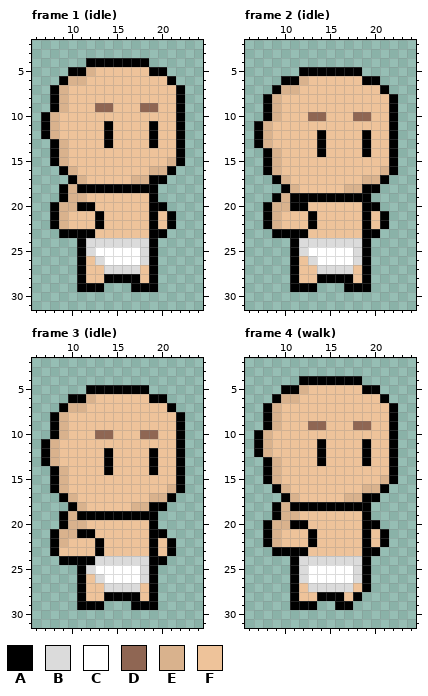
One commit to this pixel-art file: WoW.Client/Content/Data/Characters/human_spritesheet.ase. The picture above is the old version.
32x32 pixels, 7 frames. Shown: frame 1 (idle): x 6..24, y 2..31; frame 2 (idle): x 6..24, y 2..31; frame 3 (idle): x 6..24, y 2..31; frame 4 (walk): x 6..24, y 2..31. The commit also changed other frames, which this record leaves out.
Palette (. is transparent): A #000000  B #dbdbdb  C #ffffff  D #8f6653  E #d9b28d  F #eec39a
Pixels before, frame 1 (idle), first column x 7:
 4 .....AAAAAAA....
 5 ...AAEFFFFFFAA..
 6 ..AEEFFFFFFFFFA.
 7 .AEFFFFFFFFFFFFA
 8 .AEFFFFFFFFFFFFA
 9 .AEFFFDDFFFDDFFA
10 AEFFFFFFFFFFFFFA
11 AEFFFFFAFFFFAFFA
12 AEFFFFFAFFFFAFFA
13 .AEFFFFAFFFFAFFA
14 .AEFFFFFFFFFFFFA
15 .AEFFFFFFFFFFFEA
16 ..AEFFFFFFFFEEA.
17 ...AEFFFFFEEAA..
18 ..AEAAAAAAAAA...
19 ..AEEFFFFFFFA...
20 .AEEAAFFFFFFAA..
21 .AEFFFAFFFFFAFA.
22 .AEFFFAFFFFFAFA.
23 ..AAAAFFFFFFAA..
24 ....ABBBBBBBA...
25 ....ABCCCCCBA...
26 ....AFBCCCCBA...
27 ....AFFBBBBFA...
28 ....AFFAAAAFA...
29 ....AAA...AAA...
Pixels before, frame 2 (idle), first column x 7:
 5 .....AAAAAAA....
 6 ...AAEFFFFFFAA..
 7 ..AEEFFFFFFFFFA.
 8 .AEFFFFFFFFFFFFA
 9 .AEFFFFFFFFFFFFA
10 .AEFFFDDFFFDDFFA
11 AEFFFFFFFFFFFFFA
12 AEFFFFFAFFFFAFFA
13 AEFFFFFAFFFFAFFA
14 .AEFFFFAFFFFAFFA
15 .AEFFFFFFFFFFFFA
16 .AEFFFFFFFFFFFEA
17 ..AEFFFFFFFFEEA.
18 ...AEFFFFFEEAA..
19 ..AEAAAAAAAAA...
20 .AEEAAFFFFFFAA..
21 .AEFFFAFFFFFAFA.
22 .AEFFFAFFFFFAFA.
23 ..AAAAFFFFFFAA..
24 ....ABBBBBBBA...
25 ....ABCCCCCBA...
26 ....AFBCCCCBA...
27 ....AFFBBBBFA...
28 ....AFFAAAAFA...
29 ....AAA...AAA...
Pixels before, frame 3 (idle), first column x 7:
 5 .....AAAAAAA....
 6 ...AAEFFFFFFAA..
 7 ..AEEFFFFFFFFFA.
 8 .AEFFFFFFFFFFFFA
 9 .AEFFFFFFFFFFFFA
10 .AEFFFDDFFFDDFFA
11 AEFFFFFFFFFFFFFA
12 AEFFFFFAFFFFAFFA
13 AEFFFFFAFFFFAFFA
14 .AEFFFFAFFFFAFFA
15 .AEFFFFFFFFFFFFA
16 .AEFFFFFFFFFFFEA
17 ..AEFFFFFFFFEEA.
18 ...AEFFFFFEEAA..
19 ..AEAAAAAAAAA...
20 ..AEEFFFFFFFA...
21 .AEEAAFFFFFFAA..
22 .AEFFFAFFFFFAFA.
23 .AFFFFAFFFFFAFA.
24 ..AAAABBBBBBAA..
25 ....ABCCCCCBA...
26 ....AFBCCCCBA...
27 ....AFFBBBBFA...
28 ....AFFAAAAFA...
29 ....AAA...AAA...
Pixels before, frame 4 (walk), first column x 7:
 4 .....AAAAAAA....
 5 ...AAEFFFFFFAA..
 6 ..AEEFFFFFFFFFA.
 7 .AEFFFFFFFFFFFFA
 8 .AEFFFFFFFFFFFFA
 9 .AEFFFDDFFFDDFFA
10 AEFFFFFFFFFFFFFA
11 AEFFFFFAFFFFAFFA
12 AEFFFFFAFFFFAFFA
13 .AEFFFFAFFFFAFFA
14 .AEFFFFFFFFFFFFA
15 .AEFFFFFFFFFFFEA
16 ..AEFFFFFFFFEEA.
17 ...AEFFFFFEEAA..
18 ..AEAAAAAAAAA...
19 ..AEEFFFFFFFA...
20 .AEEAAFFFFFFAA..
21 .AEFFFAFFFFFAFA.
22 .AEFFFAFFFFFAFA.
23 ..AAAAFFFFFFAA..
24 ....ABBBBBBBA...
25 ....ABCCCCCBA...
26 ....ABCCCCCBA...
27 ....AFBBBBBFA...
28 ....AFFAAAFA....
29 ....AAA..AA.....
The same view after the edit:
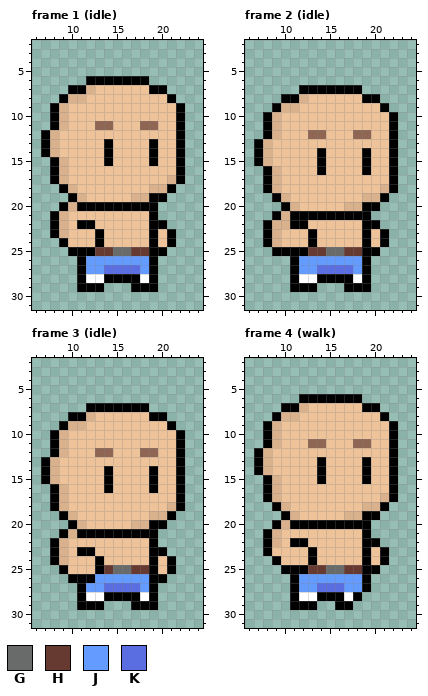
Colours new in this view: G #696a6a  H #663931  J #639bff  K #5b6ee1
What changed:
Changed rows in their new state; - is an unchanged pixel.
Frame 1 (idle):
first column x 7:
 4 -----.......----
 5 ---...........--
 6 --...AAAAAAA...-
 7 -..AAE------AA..
 8 -.AEE---------A.
 9 ------FF---FF---
10 .AE-------------
11 .AE---DD---DD---
12 -------F----F---
13 AEF-------------
14 AEF----A----A---
15 -------A----A-F-
16 -AEF--------FFFA
17 -AEFF-----FFFFEA
18 ----FFFFFFFFEEA-
19 --.A------EE-A--
20 -.A---AAAAAA-.--
21 ------F------..-
22 ----AAF------A.-
23 -AEFFFA------FA-
24 --AFFFAFFFFF-FA-
25 ---A-AHHGGHH-A--
26 -----JJJJJJJ----
27 -----JJKKKKJ----
28 -----CC----C----
Frame 2 (idle):
first column x 7:
 5 -----.......----
 6 ---...........--
 7 --...AAAAAAA...-
 8 -..AAE------AA..
 9 -.AEE---------A.
10 ------FF---FF---
11 .AE-------------
12 .AE---DD---DD---
13 -------F----F---
14 AEF-------------
15 AEF----A----A---
16 -------A----A-F-
17 -AEF--------FFFA
18 -AEFF-----FFFFEA
19 ----FFFFFFFFEEA-
20 -..AEF----EE----
21 -.AEAA-AAAAA-..-
22 ---EAAF------A.-
23 -AEFFFA------FA-
24 -AEFFFAFFFFF-FA-
25 --AA-AHHGGHH-A--
26 -----JJJJJJJ----
27 -----JJKKKKJ----
28 -----CC----C----
Frame 3 (idle):
first column x 7:
 5 -----.......----
 6 ---...........--
 7 --...AAAAAAA...-
 8 -..AAE------AA..
 9 -.AEE---------A.
10 ------FF---FF---
11 .AE-------------
12 .AE---DD---DD---
13 -------F----F---
14 AEF-------------
15 AEF----A----A---
16 -------A----A-F-
17 -AEF--------FFFA
18 -AEFF-----FFFFEA
19 ----FFFFFFFFEEA-
20 --.A------EE-A--
21 -.A---AAAAAA-.--
22 ------F------..-
23 --E-AAF------A.-
24 -AEFFFAFFFFF-FA-
25 --AFFFAHGGHH-FA-
26 ---A-AJJJJJJ-A--
27 -----JJKKKKJ----
28 -----CC----C----
Frame 4 (walk):
first column x 7:
 4 -----.......----
 5 ---...........--
 6 --...AAAAAAA...-
 7 -..AAE------AA..
 8 -.AEE---------A.
 9 ------FF---FF---
10 .AE-------------
11 .AE---DD---DD---
12 -------F----F---
13 AEF-------------
14 AEF----A----A---
15 -------A----A-F-
16 -AEF--------FFFA
17 -AEFF-----FFFFEA
18 ----FFFFFFFFEEA-
19 --.A------EE-A--
20 -.A---AAAAAA-.--
21 ------F------..-
22 ----AAF------A.-
23 -AFFFFA------FA-
24 --AFFFAFFFFF-FA-
25 ---A-AHHGGHH-A--
26 -----JJJJJJJ----
27 -----JJKKKJJ----
28 -----CC---C-----
